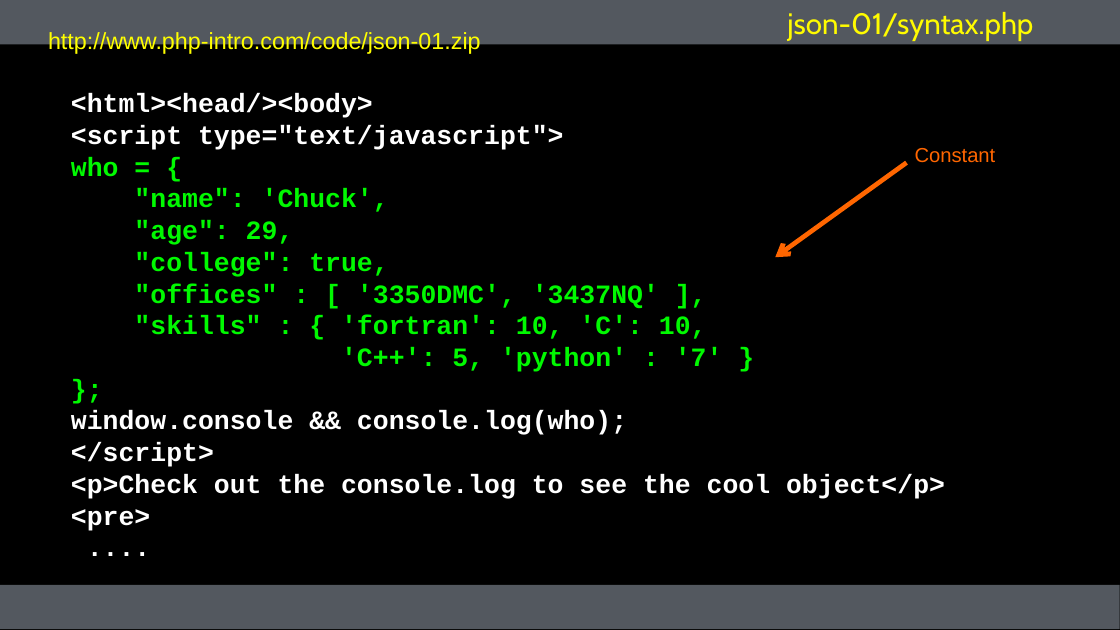
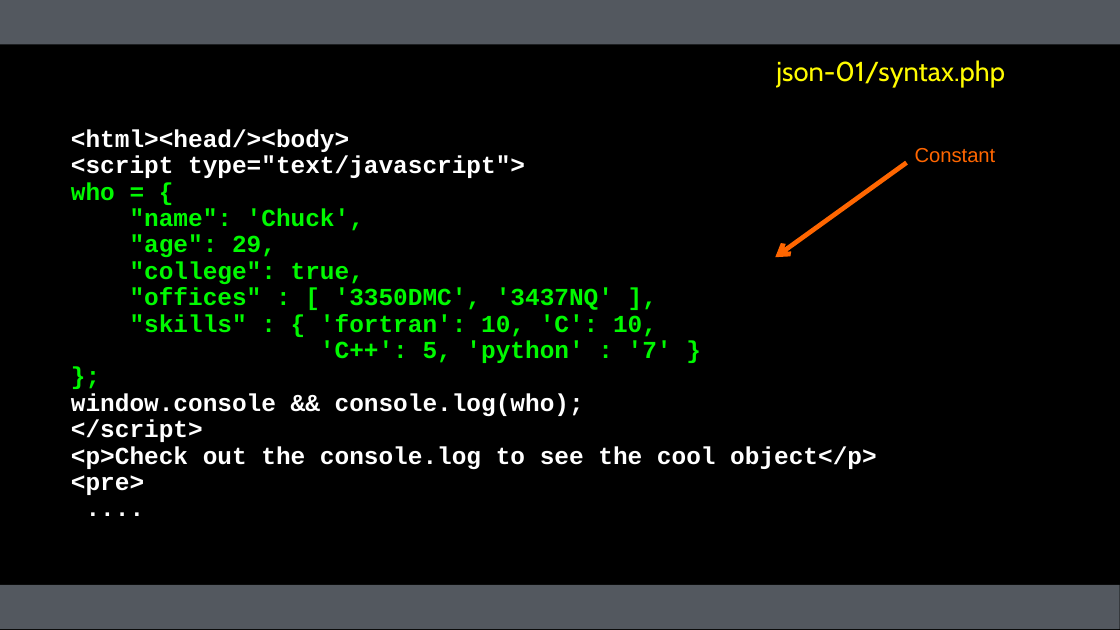
Before and after one commit to csev/wa4e, a slide deck: slide 7 of lectures/JS-04-JSON.ppt. Drawn at 1120x630 pixels with LibreOffice and Linux fonts; fonts in the diff are those of the drawing. Boxes give left, top, right and bottom in pixels: in the first picture for what was removed or moved away, otherwise in the second. Text is boxed around its words. In the diff, an @@ line names an element or a change of style, - is before the commit and + after.

```diff
--- a/lectures/JS-04-JSON.ppt
+++ b/lectures/JS-04-JSON.ppt
@@ text removed at <box>48,31,481,55</box> @@
-http://www.php-intro.com/code/json-01.zip
@@ free "json-01/syntax.php": place and size @@
-free "json-01/syntax.php" at <box>701,2,1120,44</box>
+free "json-01/syntax.php" at <box>681,52,1100,93</box>
@@ free "json-01/syntax.php" at <box>681,52,1100,93</box>: size 19 to 17.6 pt; line spacing 1 to 0.9 @@
@@ free "<html><head/><body>" at <box>67,91,1053,557</box>: size 17 to 15.7 pt; line spacing 1 to 0.9 @@
```
Also in this commit, not shown: 12 other slides changed, 5 other files.
